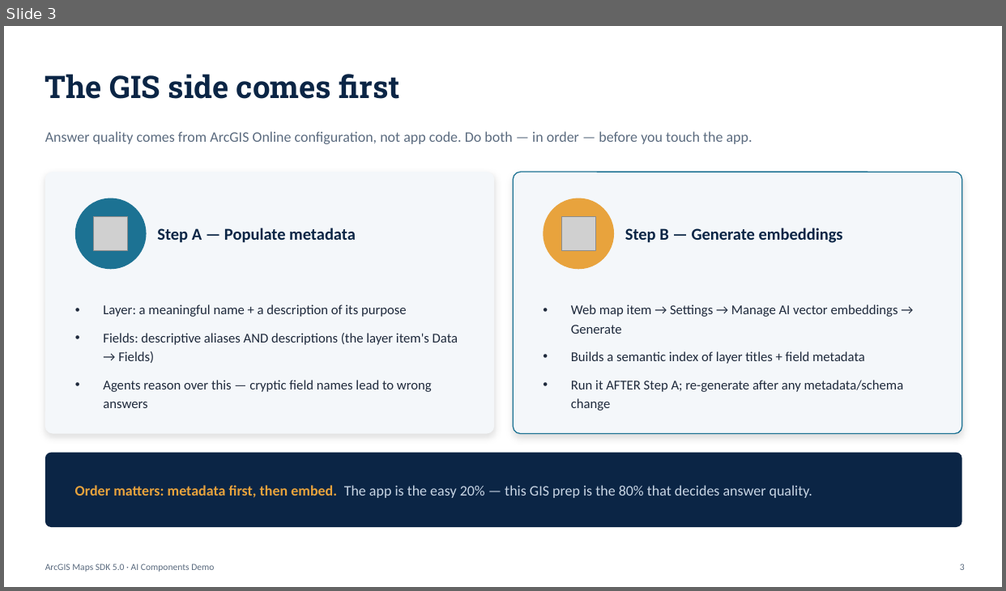
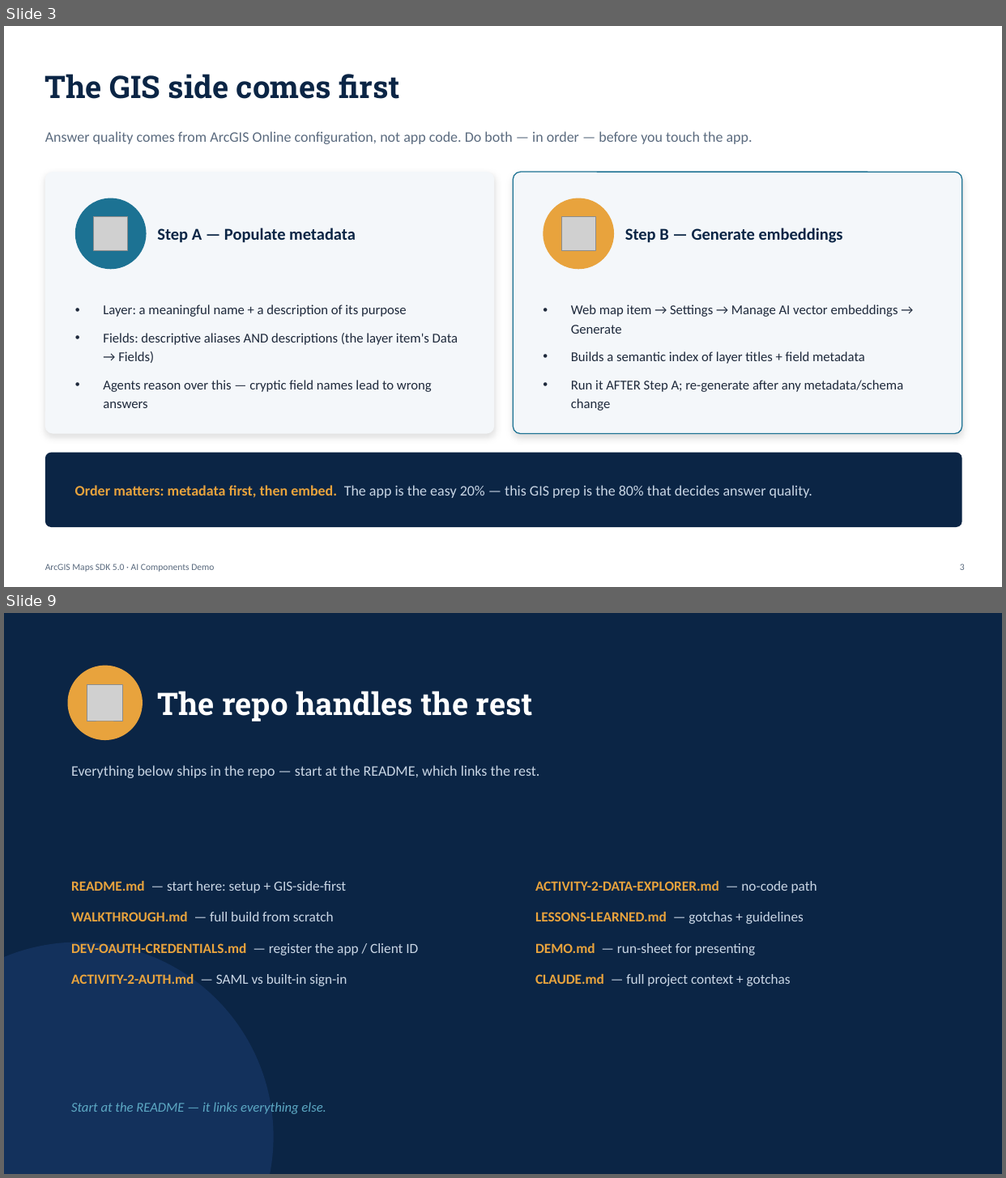
Before and after one commit to CodeHeistPy/arcgis-ai-components-demo, a slide deck: docs/slides/ArcGIS-AI-Components-Walkthrough.pptx. Shown one above the other, each under a label of ours: slide 3 before the commit, slides 3 and 9 after it; the slides between them are not shown. The pictures are 1006x591 and 1006x1178 pixels, drawn with LibreOffice and Linux fonts; fonts in the diff are those of the drawing; grey boxes stand for pictures. Boxes give left, top, right and bottom in pixels: in the first picture for what was removed or moved away, otherwise in the second. Text is boxed around its words. In the diff, an @@ line names an element or a change of style, - is before the commit and + after.

```diff
--- a/docs/slides/ArcGIS-AI-Components-Walkthrough.pptx
+++ b/docs/slides/ArcGIS-AI-Components-Walkthrough.pptx
@@ slide 9 added at bbox=[4, 613, 1002, 1174], background #0B2545 @@
@@ ellipse added at bbox=[68, 666, 143, 740], fill #E8A33D @@
@@ picture added at bbox=[87, 685, 123, 721] @@
@@ text added at bbox=[157, 691, 533, 722], 30 pt, text #FFFFFF, bold @@
+The repo handles the rest
@@ text added at bbox=[71, 765, 539, 778], 14 pt, text #C9D6E5 @@
+Everything below ships in the repo — start at the README, which links the rest.
@@ text added at bbox=[71, 881, 418, 986], 13.5 pt, text #C9D6E5 @@
+README.md — start here: setup + GIS-side-first
+WALKTHROUGH.md — full build from scratch
+DEV-OAUTH-CREDENTIALS.md — register the app / Client ID
+ACTIVITY-2-AUTH.md — SAML vs built-in sign-in
@@ text added at bbox=[535, 881, 817, 986], 13.5 pt, text #C9D6E5 @@
+ACTIVITY-2-DATA-EXPLORER.md — no-code path
+LESSONS-LEARNED.md — gotchas + guidelines
+DEMO.md — run-sheet for presenting
+CLAUDE.md — full project context + gotchas
@@ ellipse added at bbox=[4, 943, 274, 1174], fill #13315C @@
@@ text added at bbox=[71, 1102, 326, 1114], 13 pt, text #5DA9C4, italic @@
+Start at the README — it links everything else.
```
Also in this commit, not shown: 4 slides changed, 1 other slide added, 7 slides removed, 2 other files.
